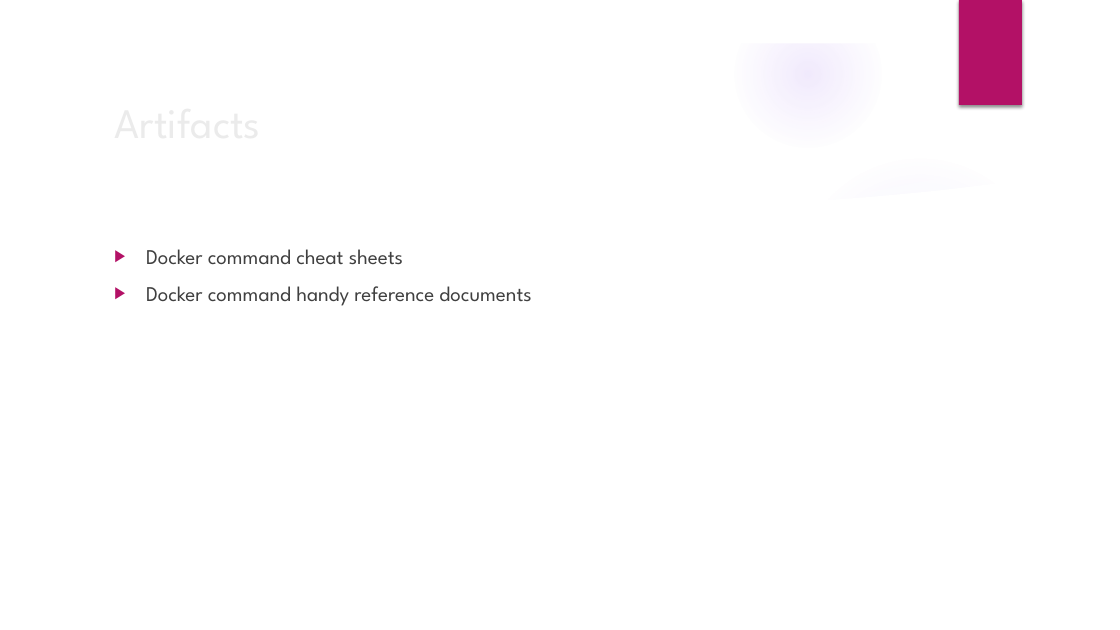
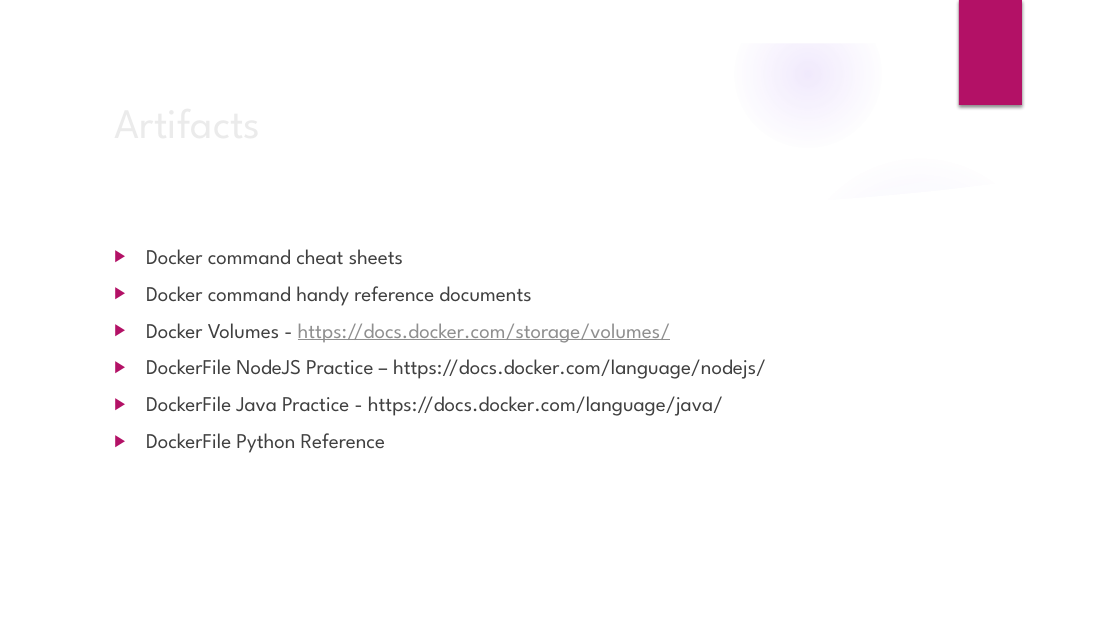
Before and after one commit to deepkumartraining/docker-k8s-April23, a slide deck: slide 6 of Day8/DockerAndKubernetes_Training-Day8.pptx (slide 5 before the commit). Drawn at 1120x630 pixels with LibreOffice and Linux fonts; fonts in the diff are those of the drawing; background and template pictures are left out. Boxes give left, top, right and bottom in pixels: in the first picture for what was removed or moved away, otherwise in the second. Text is boxed around its words. In the diff, an @@ line names an element or a change of style, - is before the commit and + after.

```diff
--- a/Day8/DockerAndKubernetes_Training-Day8.pptx
+++ b/Day8/DockerAndKubernetes_Training-Day8.pptx
@@ text at box(146, 323, 766, 453): paragraphs added @@
+▶ Docker Volumes - https://docs.docker.com/storage/volumes/
+▶ DockerFile NodeJS Practice – https://docs.docker.com/language/nodejs/
+▶ DockerFile Java Practice - https://docs.docker.com/language/java/
+▶ DockerFile Python Reference
```
Also in this commit, not shown: 1 other slide changed, 1 slide added, 1 other file.
